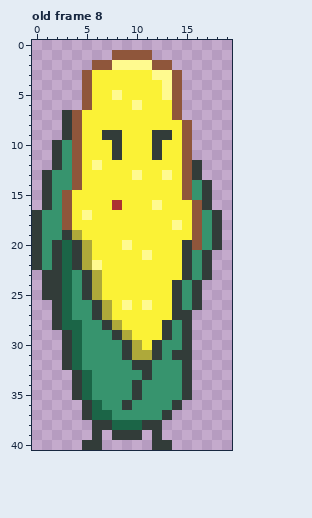
A pixel-art file gets an edit: Corn.aseprite. Above: the version before the commit.
20x41 pixels, 8 frames. Shown: old frame 8.
After:
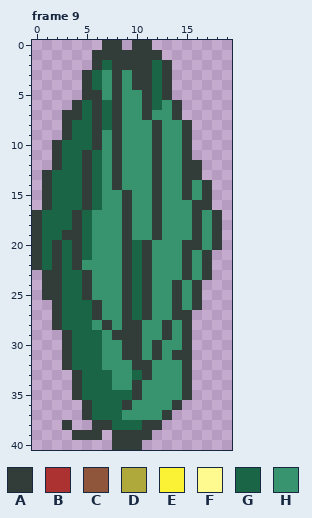
Palette (. is transparent): A #323c39  B #ac3232  C #8f563b  D #aea93a  E #fbf236  F #fffa8f  G #1b6547  H #37946e
From old to new:
frames 8 -> 9
Changed rows in their new state; - is an unchanged pixel.
Frame 9 against old frame 8:
first column x 1:
 0 ------AA-AA-----
 1 -----AAAAAAA----
 2 -----AGAAAAGA---
 3 ----AGHAHAAGA.--
 4 ----AGHAHAAGA.--
 5 ----AAHAHHAGA.--
 6 ---AGAGAHHAGHA--
 7 ---AGAGAHHAHHA--
 8 ---GGAGAHHHAHHA-
 9 ---GGAH-HHH-HHA-
10 --GGGAH-HHH-HHA-
11 --GGAGH-HHH-HHA-
12 --GGAGHAHHHAHHA-
13 -GGGAGHAHHHAHHA-
14 -GGGAGHAHHHAHHA-
15 -GGGAGHHAHHAHHA-
16 -GGGAGHHAHHAHHHA
17 GGGAGHHHAHHAHHHA
18 GGGAGHHHAHHAHHHA
19 GG-AGHHHAHHAHHHA
20 G---GHHHAGAHHH-A
21 G---GHHHAGAHHH--
22 G---HHHHAGAHHH--
23 ---G-HHHAGAHHH--
24 ---G-HHHAGAHH---
25 ---G-HHHAGAHH---
26 ---GG-HHAGAHH---
27 ---GG-HHAGAHH---
28 ----G--HAAHH----
29 ----GG--AAHH----
30 ----GG---AH-----
31 ----GG---AH-----
32 ----GG----------
33 -----GG--G------
34 -----GG---------
35 -----GGGG-------
36 ------GG--------
37 -------G--------
38 --A-------------
39 ---AA-----A.----
40 ----..-AAA-..---
